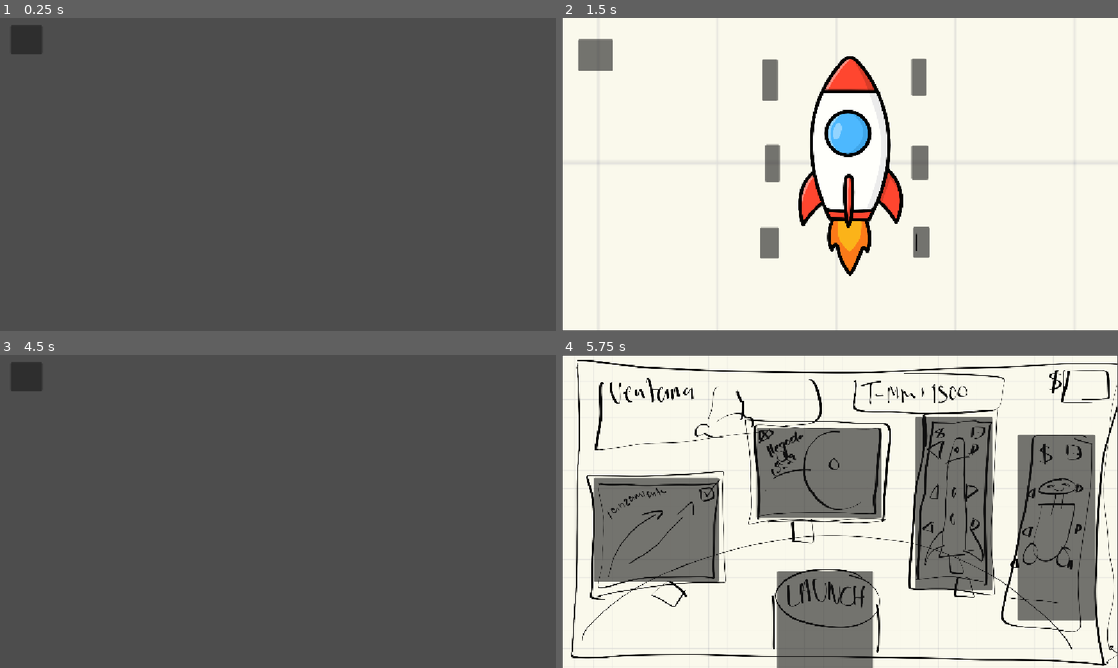
Above: before the commit, frames 1-4 (two rows, left to right).
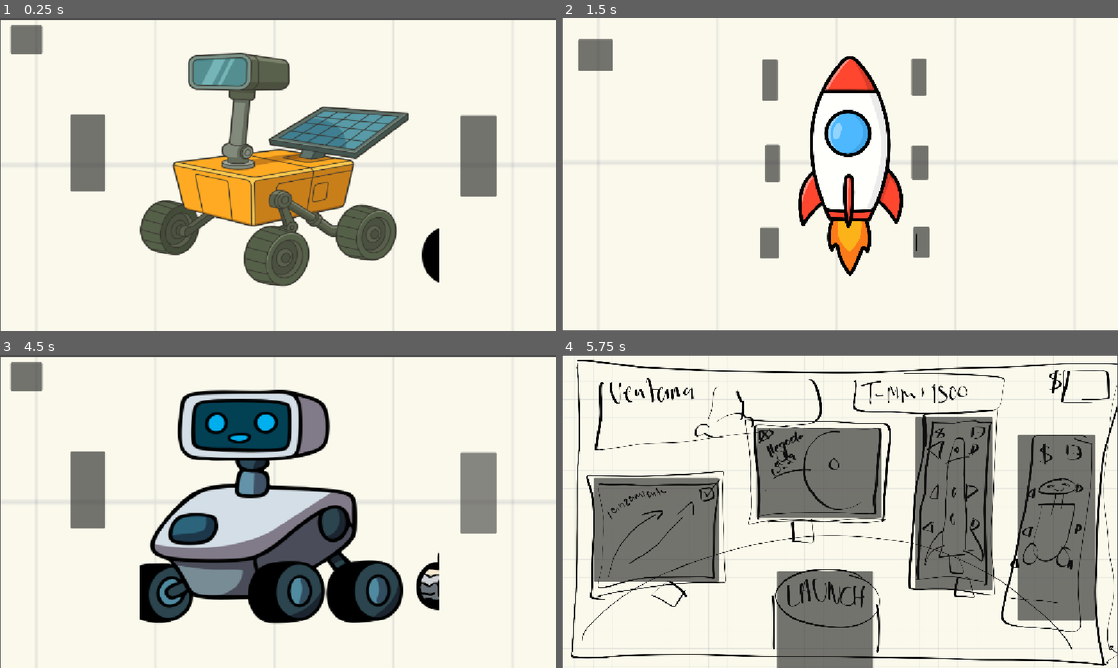
Above: after the commit, the same moments.

Repository: fernandaavila08/NASA2026
Game: Godot game, scene res://rover.tscn
The game is run twice, just before and just after one commit, with the same random seed, the same clock (stepped at 60 frames per second) and the same inputs. This scene is started directly instead of the project's main scene.
Inputs (mouse positions are in pixels of both pictures, inside the frame that each line leads up to):
- Up to frame 1 (0.25 s): no input
- Up to frame 2 (1.5 s): click (589, 39) at 0.5 s; click (951, 165) at 1.25 s
- Up to frame 3 (4.5 s): click (33, 392) at 2 s; click (494, 527) at 2.75 s; click (88, 489) at 3.52 s; click (478, 492) at 4.27 s
- Up to frame 4 (5.75 s): click (589, 376) at 5 s

The runs differ from the first frame. In frame 1, 92% of the frame differs, in the area x 0-100%, y 0-100%; in frame 2, nothing differs; in frame 3, 97%; in frame 4, nothing differs.

Commit message:
YESS PORFIN DUNCIONA LO DEL MARIO KART V1

Diff:
--- /dev/null
+++ b/space/frames_nave.gd
@@ -0,0 +1,18 @@
+extends Node
+
+const RUTA_GUARDADO = "user://datos_nave.cfg"
+var frame_nave: int = 0
+
+func _ready() -> void:
+	cargar_datos()
+
+func guardar_frame(nuevo_frame: int) -> void:
+	frame_nave = nuevo_frame
+	var config = ConfigFile.new()
+	config.set_value("nave", "frame", frame_nave)
+	config.save(RUTA_GUARDADO)
+
+func cargar_datos() -> void:
+	var config = ConfigFile.new()
+	if config.load(RUTA_GUARDADO) == OK:
+		frame_nave = config.get_value("nave", "frame", 0)
--- /dev/null
+++ b/space/frames_rover.gd
@@ -0,0 +1,18 @@
+extends Node
+
+const RUTA_GUARDADO = "user://datos_nave.cfg"
+var frame_rover: int = 0
+
+func _ready() -> void:
+	cargar_datos()
+
+func guardar_frame(nuevo_frame: int) -> void:
+	frame_rover = nuevo_frame
+	var config = ConfigFile.new()
+	config.set_value("rover", "frame", frame_rover)
+	config.save(RUTA_GUARDADO)
+
+func cargar_datos() -> void:
+	var config = ConfigFile.new()
+	if config.load(RUTA_GUARDADO) == OK:
+		frame_rover = config.get_value("rover", "frame", 0)
--- a/space/nave_2.gd
+++ b/space/nave_2.gd
@@ -1,30 +1,21 @@
 extends Control
 
-
-# Called when the node enters the scene tree for the first time.
-func _ready() -> void:
-	pass # Replace with function body.
+@onready var sprite_nave: AnimatedSprite2D = $navesita.find_children("", "AnimatedSprite2D", true, false)[0]
 
 
-# Called every frame. 'delta' is the elapsed time since the previous frame.
-func _process(delta: float) -> void:
-	pass
-
-
-func _on_regreso_pressed() -> void:
-	get_tree().change_scene_to_file("res://mision2.tscn")
-	pass # Replace with function body.
-
-
-@onready var navesita = $navesita
+func _ready() -> void:
+	# Al entrar a la escena, pone el último frame que dejaste guardado
+	sprite_nave.frame = frames_nave.frame_nave
 
 
 func _on_topizq_pressed() -> void:
-	navesita.frame -= 1
+	sprite_nave.frame = clamp(sprite_nave.frame - 1, 0, 5)
+	frames_nave.guardar_frame(sprite_nave.frame)
 
 
 func _on_topder_pressed() -> void:
-	navesita.frame += 1
+	sprite_nave.frame = clamp(sprite_nave.frame + 1, 0, 5)
+	frames_nave.guardar_frame(sprite_nave.frame)
 
 
 
@@ -42,3 +33,8 @@
 
 func _on_bottomder_pressed() -> void:
 	pass # Replace with function body.
+
+
+func _on_regreso_pressed() -> void:
+	get_tree().change_scene_to_file("res://mision2.tscn")
+	pass # Replace with function body.
--- a/space/navesita.tscn
+++ b/space/navesita.tscn
@@ -52,7 +52,7 @@
 "duration": 1.0,
 "texture": SubResource("AtlasTexture_eed6d")
 }],
-"loop": 1,
+"loop": 2,
 "name": &"default",
 "speed": 5.0
 }]
--- a/space/project.godot
+++ b/space/project.godot
@@ -15,6 +15,11 @@
 config/features=PackedStringArray("4.7", "Mobile")
 config/icon="res://icon.svg"
 
+[autoload]
+
+frames_nave="*uid://d3aic767v6wc3"
+frames_rover="*uid://ra15rujmcslk"
+
 [display]
 
 window/stretch/mode="canvas_items"
--- a/space/rover.gd
+++ b/space/rover.gd
@@ -1,16 +1,21 @@
 extends Control
 
-
-# Called when the node enters the scene tree for the first time.
-func _ready() -> void:
-	pass # Replace with function body.
+# Busca por nombre ("roversin") y por tipo ("AnimatedSprite2D")
+@onready var sprite_rover: AnimatedSprite2D = $roversito.find_children("roversin", "AnimatedSprite2D", true, false)[0]
 
 
-# Called every frame. 'delta' is the elapsed time since the previous frame.
-func _process(delta: float) -> void:
-	pass
+func _ready() -> void:
+	# Al entrar a la escena, carga el frame guardado y asegura que esté entre 0 y 3
+	sprite_rover.frame = clamp(frames_rover.frame_rover, 0, 3)
+
+func _on_izq_pressed() -> void:
+	sprite_rover.frame = clamp(sprite_rover.frame - 1, 0, 3)
+	frames_rover.guardar_frame(sprite_rover.frame)
+
+func _on_der_pressed() -> void:
+	sprite_rover.frame = clamp(sprite_rover.frame + 1, 0, 3)
+	frames_rover.guardar_frame(sprite_rover.frame)
 
 
 func _on_regreso_pressed() -> void:
 	get_tree().change_scene_to_file("res://mision2.tscn")
-	pass # Replace with function body.
--- a/space/rover.tscn
+++ b/space/rover.tscn
@@ -1,6 +1,8 @@
 [gd_scene format=3 uid="uid://c806xnkp0iapr"]
 
 [ext_resource type="Script" uid="uid://c1oscnk3wbqdq" path="res://rover.gd" id="1_il8ej"]
+[ext_resource type="Texture2D" uid="uid://ca58057bdjr6c" path="res://bocetomision1.png" id="2_d4gi6"]
+[ext_resource type="PackedScene" uid="uid://2nsjykv2v1ck" path="res://roversito.tscn" id="3_7ff10"]
 
 [node name="rover" type="Control" unique_id=601954722]
 layout_mode = 3
@@ -11,6 +13,13 @@
 grow_vertical = 2
 script = ExtResource("1_il8ej")
 
+[node name="Bocetomision1" type="Sprite2D" parent="." unique_id=1350224497]
+position = Vector2(577, 328)
+scale = Vector2(2.6697674, 4.75)
+texture = ExtResource("2_d4gi6")
+region_enabled = true
+region_rect = Rect2(2152, 256, 430, 136)
+
 [node name="regreso" type="Button" parent="." unique_id=1791776019]
 layout_mode = 0
 offset_left = 22.0
@@ -18,4 +27,23 @@
 offset_right = 88.0
 offset_bottom = 75.0
 
+[node name="roversito" parent="." unique_id=1302248953 instance=ExtResource("3_7ff10")]
+position = Vector2(177, -9)
+
+[node name="izq" type="Button" parent="." unique_id=501493622]
+layout_mode = 0
+offset_left = 146.0
+offset_top = 200.0
+offset_right = 218.0
+offset_bottom = 359.0
+
+[node name="der" type="Button" parent="." unique_id=1456325431]
+layout_mode = 0
+offset_left = 954.0
+offset_top = 202.0
+offset_right = 1029.0
+offset_bottom = 370.0
+
 [connection signal="pressed" from="regreso" to="." method="_on_regreso_pressed"]
+[connection signal="pressed" from="izq" to="." method="_on_izq_pressed"]
+[connection signal="pressed" from="der" to="." method="_on_der_pressed"]
--- a/space/roversito.tscn
+++ b/space/roversito.tscn
@@ -1,21 +1,57 @@
 [gd_scene format=3 uid="uid://2nsjykv2v1ck"]
 
 [ext_resource type="Script" uid="uid://ct38it72fou1o" path="res://roversito.gd" id="1_sg33g"]
-[ext_resource type="Texture2D" uid="uid://b7rcfnncwp8je" path="res://icon.svg" id="2_73nba"]
+[ext_resource type="Texture2D" uid="uid://doy8b84csoax8" path="res://roversquad.png" id="2_sg33g"]
+
+[sub_resource type="AtlasTexture" id="AtlasTexture_73nba"]
+atlas = ExtResource("2_sg33g")
+region = Rect2(0, 0, 480, 1080)
+
+[sub_resource type="AtlasTexture" id="AtlasTexture_e4ihx"]
+atlas = ExtResource("2_sg33g")
+region = Rect2(480, 0, 480, 1080)
+
+[sub_resource type="AtlasTexture" id="AtlasTexture_v3qsv"]
+atlas = ExtResource("2_sg33g")
+region = Rect2(960, 0, 480, 1080)
+
+[sub_resource type="AtlasTexture" id="AtlasTexture_bub8o"]
+atlas = ExtResource("2_sg33g")
+region = Rect2(1440, 0, 480, 1080)
+
+[sub_resource type="SpriteFrames" id="SpriteFrames_w8wy8"]
+animations = [{
+"frames": [{
+"duration": 1.0,
+"texture": SubResource("AtlasTexture_73nba")
+}, {
+"duration": 1.0,
+"texture": SubResource("AtlasTexture_e4ihx")
+}, {
+"duration": 1.0,
+"texture": SubResource("AtlasTexture_v3qsv")
+}, {
+"duration": 1.0,
+"texture": SubResource("AtlasTexture_bub8o")
+}],
+"loop": 2,
+"name": &"default",
+"speed": 5.0
+}]
 
 [sub_resource type="RectangleShape2D" id="RectangleShape2D_w8wy8"]
-size = Vector2(166, 146)
+size = Vector2(525, 165)
 
 [node name="roversito" type="Node2D" unique_id=1302248953]
 script = ExtResource("1_sg33g")
 
 [node name="rover" type="CharacterBody2D" parent="." unique_id=632059954]
 
-[node name="Icon6" type="Sprite2D" parent="rover" unique_id=1084776154]
+[node name="roversin" type="AnimatedSprite2D" parent="rover" unique_id=894173336]
 position = Vector2(423, 365)
 scale = Vector2(1.2890626, 1.1289061)
-texture = ExtResource("2_73nba")
+sprite_frames = SubResource("SpriteFrames_w8wy8")
 
 [node name="CollisionShape2D" type="CollisionShape2D" parent="rover" unique_id=1888788141]
-position = Vector2(423, 366)
+position = Vector2(380.5, 472.5)
 shape = SubResource("RectangleShape2D_w8wy8")
Not shown, added: space/frames_nave.gd.uid
Not shown, added: space/frames_rover.gd.uid
Binary file added: space/roversquad.png
Not shown, added: space/roversquad.png.import
